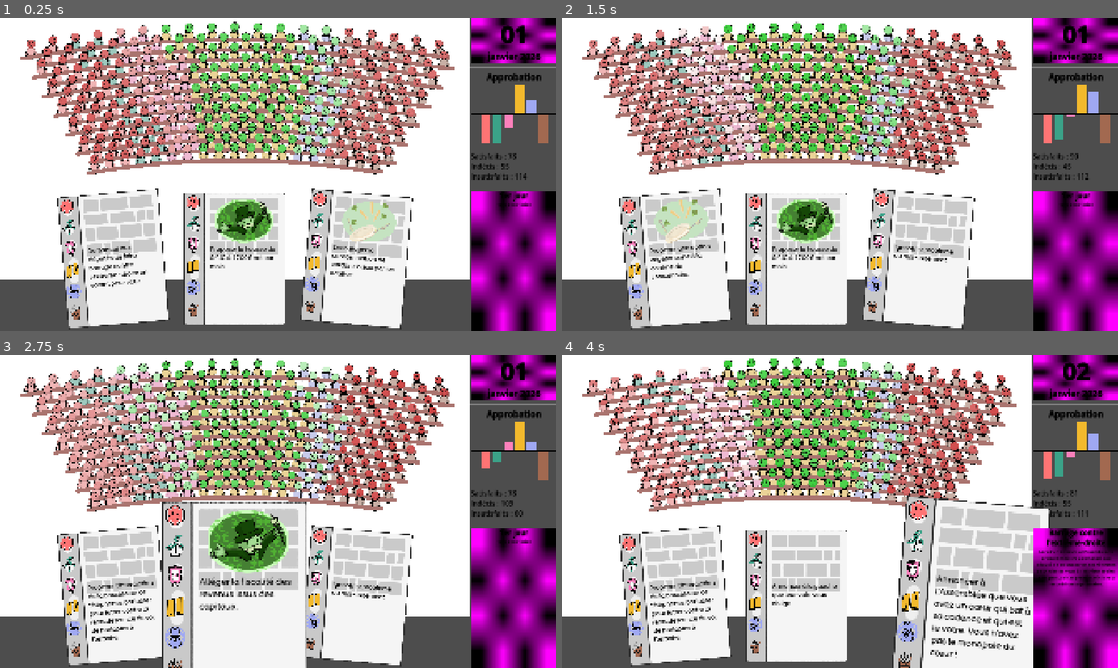
Above: before the commit, frames 1-4 (two rows, left to right).
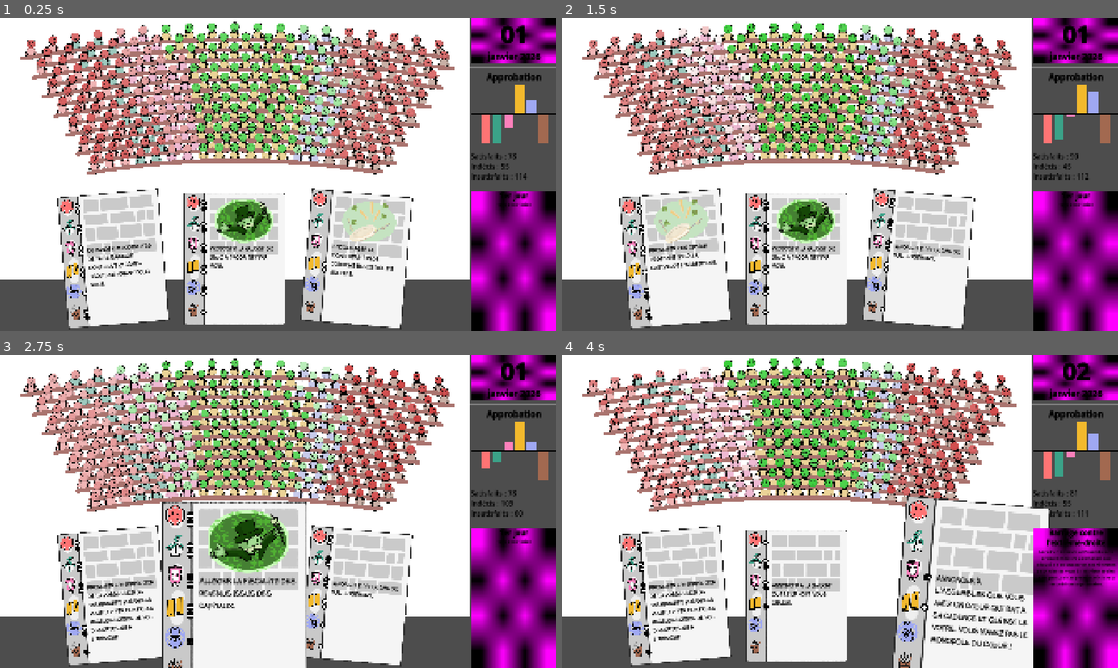
Above: after the commit, the same moments.

Repository: remimorvan/assemblee-nationale-simulator
Game: Godot game, scene res://scenes/game.tscn
Two runs of this game, one before a commit and one after it. Both use one fixed random seed, a clock stepped at 60 frames per second and the inputs below.
Inputs (mouse positions are in pixels of both pictures, inside the frame that each line leads up to):
- Up to frame 1 (0.25 s): no input
- Up to frame 2 (1.5 s): tap Enter at 0.5 s; move the mouse to (1073, 115) at 0.52 s; click (1073, 115) at 0.67 s; tap Space at 1.25 s; move the mouse to (673, 259) at 1.27 s; click (673, 259) at 1.42 s
- Up to frame 3 (2.75 s): move the mouse to (233, 596) at 2.02 s; click (233, 596) at 2.17 s
- Up to frame 4 (4 s): move the mouse to (917, 596) at 2.77 s; click (917, 596) at 2.92 s; click (917, 596) at 3.67 s

The runs differ from the first frame. In frame 1, 1.7% of the frame differs, in the area x 13-71%, y 58-97%; in frame 2, 1.5%; in frame 3, 2.3%; in frame 4, 3.1%, in the area x 13-85%, y 59-97%.

Commit message:
plus et moins sur les cartes

Diff:
--- a/scenes/card.tscn
+++ b/scenes/card.tscn
@@ -17,7 +17,7 @@
 [ext_resource type="Texture2D" uid="uid://dnadrrcp5ix6d" path="res://assets/card/logos/lr_line.png" id="12_b834i"]
 [ext_resource type="Texture2D" uid="uid://donf4a7r825i3" path="res://assets/card/logos/facho_back.png" id="13_07urr"]
 [ext_resource type="Texture2D" uid="uid://cm2evyhf53cxp" path="res://assets/card/logos/facho_line.png" id="14_l85n3"]
-[ext_resource type="FontFile" uid="uid://ci1ffpjq1k6tn" path="res://assets/card/BadComic-Regular.ttf" id="16_54seb"]
+[ext_resource type="FontFile" uid="uid://foful8cuop6y" path="res://assets/card/Monicacomic.ttf" id="18_3ydx5"]
 
 [sub_resource type="ShaderMaterial" id="ShaderMaterial_54seb"]
 resource_local_to_scene = true
@@ -41,7 +41,7 @@
 size = Vector2(498, 648)
 
 [sub_resource type="LabelSettings" id="LabelSettings_6u4wf"]
-font = ExtResource("16_54seb")
+font = ExtResource("18_3ydx5")
 font_size = 32
 font_color = Color(0, 0, 0, 1)
 
--- a/scripts/card.gd
+++ b/scripts/card.gd
@@ -47,7 +47,21 @@
 	else:
 		print("Texture not found: " + image_path)
 
-
+	for pol_group in PoliticalGroup:
+		var val = effect_mean[pol_group]
+		var logo = self.find_child(pol_group)
+		var plus1 = logo.find_child("plus1")
+		var plus2 = logo.find_child("plus2")
+		var minus1 = logo.find_child("minus1")
+		var minus2 = logo.find_child("minus2")
+		if val >= 0.3:
+			plus1.visible = true
+			if val >= 0.7:
+				plus2.visible = true
+		if val <= -0.3:
+			minus1.visible = true
+			if val <= -0.7:
+				minus2.visible = true
 
 # Returns the effect (delta on MP's approval's rate) of the card based on
 # an MP's political group.
--- a/scripts/mp.gd
+++ b/scripts/mp.gd
@@ -43,12 +43,19 @@
 	rng.randomize()
 	change_approval(0.0)
 
+func animation_happy():
+	$Sprites/AnimationPlayer.queue("happy")
+
+
+func animation_unhappy():
+	$Sprites/AnimationPlayer.queue("unhappy")
+
 func change_approval(qty: float) -> void:
 	approval += qty
 	if qty > .4:
-		$Sprites/AnimationPlayer.queue("happy")
+		animation_happy()
 	elif qty < -.4:
-		$Sprites/AnimationPlayer.queue("unhappy")
+		animation_unhappy()
 	# Change appearance
 	$Sprites/head/face_happy.visible = false
 	$Sprites/head/face_neutral.visible = false
@@ -88,11 +95,11 @@
 	$Sprites/head/face_unhappy.visible = false
 	var new_color = indifferent_color
 	if vote == 1:
-		$Sprites/AnimationPlayer.queue("happy")
+		animation_happy()
 		$Sprites/head/face_happy.visible = true
 		new_color = happy_color
 	elif vote == -1:
-		$Sprites/AnimationPlayer.queue("unhappy")
+		animation_unhappy()
 		$Sprites/head/face_unhappy.visible = true
 		new_color = angry_color
 	else:
